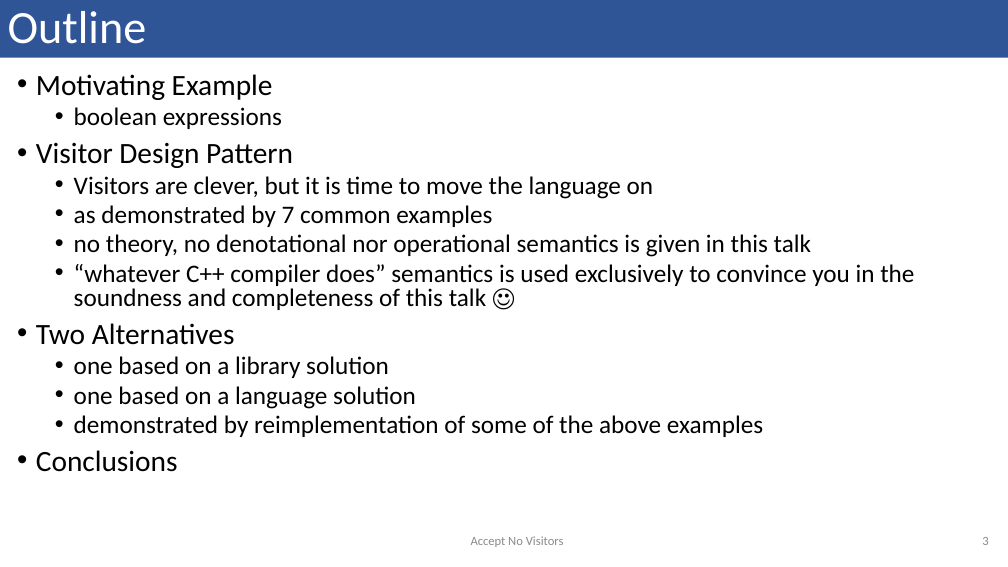
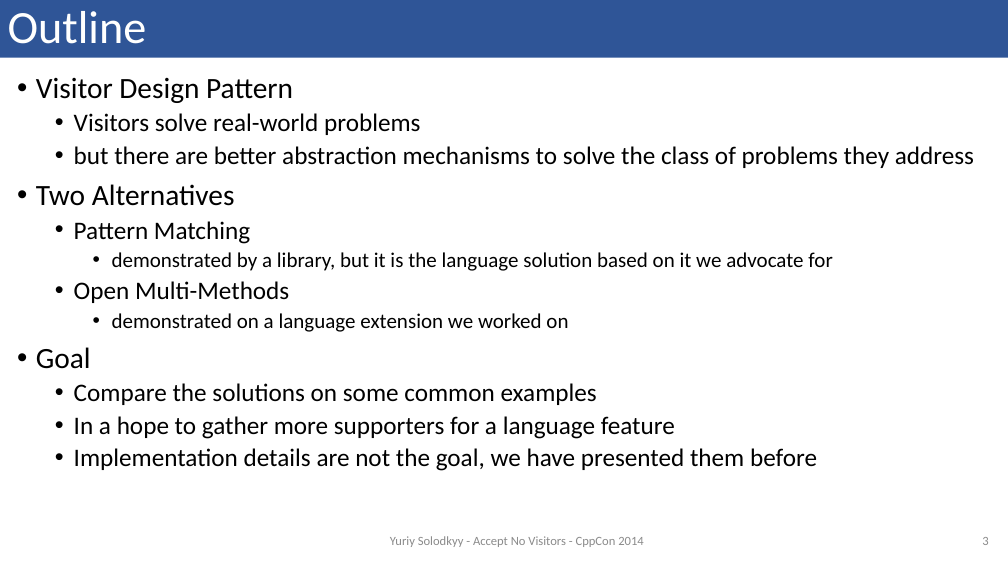
Before and after one commit to solodon4/Mach7, a slide deck: slide 3 of media/presentations/2014-09-12 CppCon.pptx. Drawn at 1008x567 pixels with LibreOffice and Linux fonts; fonts in the diff are those of the drawing. Boxes give left, top, right and bottom in pixels: in the first picture for what was removed or moved away, otherwise in the second. Text is boxed around its words. In the diff, an @@ line names an element or a change of style, - is before the commit and + after.

Commit message:
Slides actually presented at CppCon 2014

```diff
--- a/media/presentations/2014-09-12 CppCon.pptx
+++ b/media/presentations/2014-09-12 CppCon.pptx
@@ text at (x1=36, y1=74, x2=282, y2=129): paragraphs removed @@
-• Motivating Example
-  • boolean expressions
@@ text at (x1=36, y1=78, x2=293, y2=206): line spacing 0.8 to 0.9 @@
@@ text at (x1=74, y1=113, x2=974, y2=168): text changed @@
-  • Visitors are clever, but it is time to move the language on
-  • as demonstrated by 7 common examples
-  • no theory, no denotational nor operational semantics is given in this talk
-  • “whatever C++ compiler does” semantics is used exclusively to convince you in the soundness and completeness of this talk ☺
+  • Visitors solve real-world problems
+  • but there are better abstraction mechanisms to solve the class of problems they address
@@ text at (x1=36, y1=221, x2=832, y2=471): text changed @@
-  • one based on a library solution
-  • one based on a language solution
-  • demonstrated by reimplementation of some of the above examples
-• Conclusions
+  • Pattern Matching
+    • demonstrated by a library, but it is the language solution based on it we advocate for
+  • Open Multi-Methods
+    • demonstrated on a language extension we worked on
+• Goal
+  • Compare the solutions on some common examples
+  • In a hope to gather more supporters for a language feature
+  • Implementation details are not the goal, we have presented them before
@@ text at (x1=390, y1=536, x2=643, y2=547): text changed @@
-Accept No Visitors
+Yuriy Solodkyy - Accept No Visitors - CppCon 2014
```
Also in this commit, not shown: 35 other slides changed, 6 slides added.
